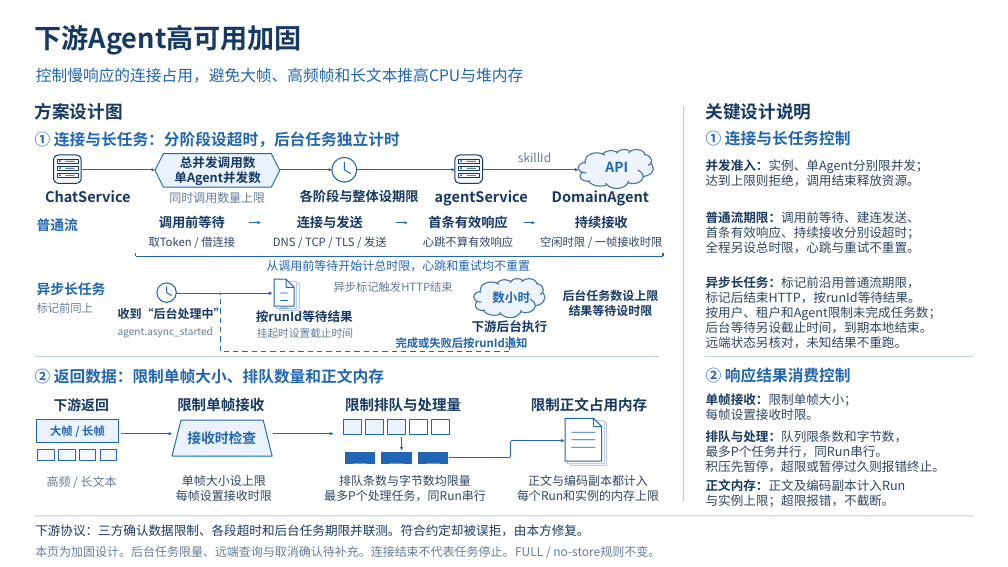
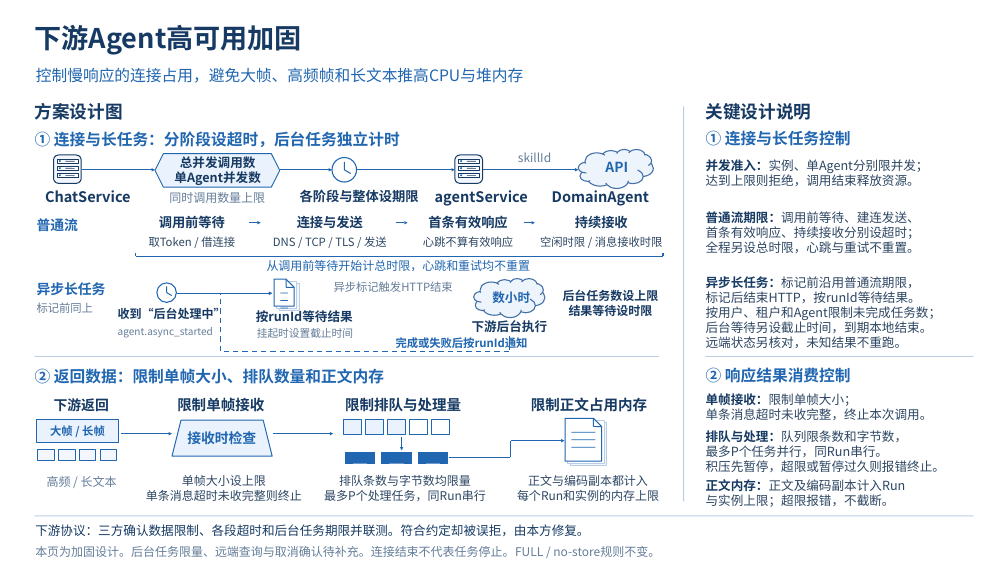
Before and after one commit to kunben-duck/exweb, a slide deck: slide 1 of docs/presentations/Agent高可用加固.pptx. Drawn at 1008x567 pixels with LibreOffice and Linux fonts; fonts in the diff are those of the drawing. Boxes give left, top, right and bottom in pixels: in the first picture for what was removed or moved away, otherwise in the second. Text is boxed around its words. In the diff, an @@ line names an element or a change of style, - is before the commit and + after.

Commit message:
docs: clarify incomplete message timeout in HA presentation

```diff
--- a/docs/presentations/Agent高可用加固.pptx
+++ b/docs/presentations/Agent高可用加固.pptx
@@ text at box(540, 236, 663, 247): text changed @@
-空闲时限 / 一帧接收时限
+空闲时限 / 消息接收时限
@@ text at box(706, 408, 933, 420): text changed @@
-每帧设置接收时限。
+单条消息超时未收完整，终止本次调用。
@@ text at box(146, 490, 302, 501): text changed @@
-每帧设置接收时限
+单条消息超时未收完整则终止
```
